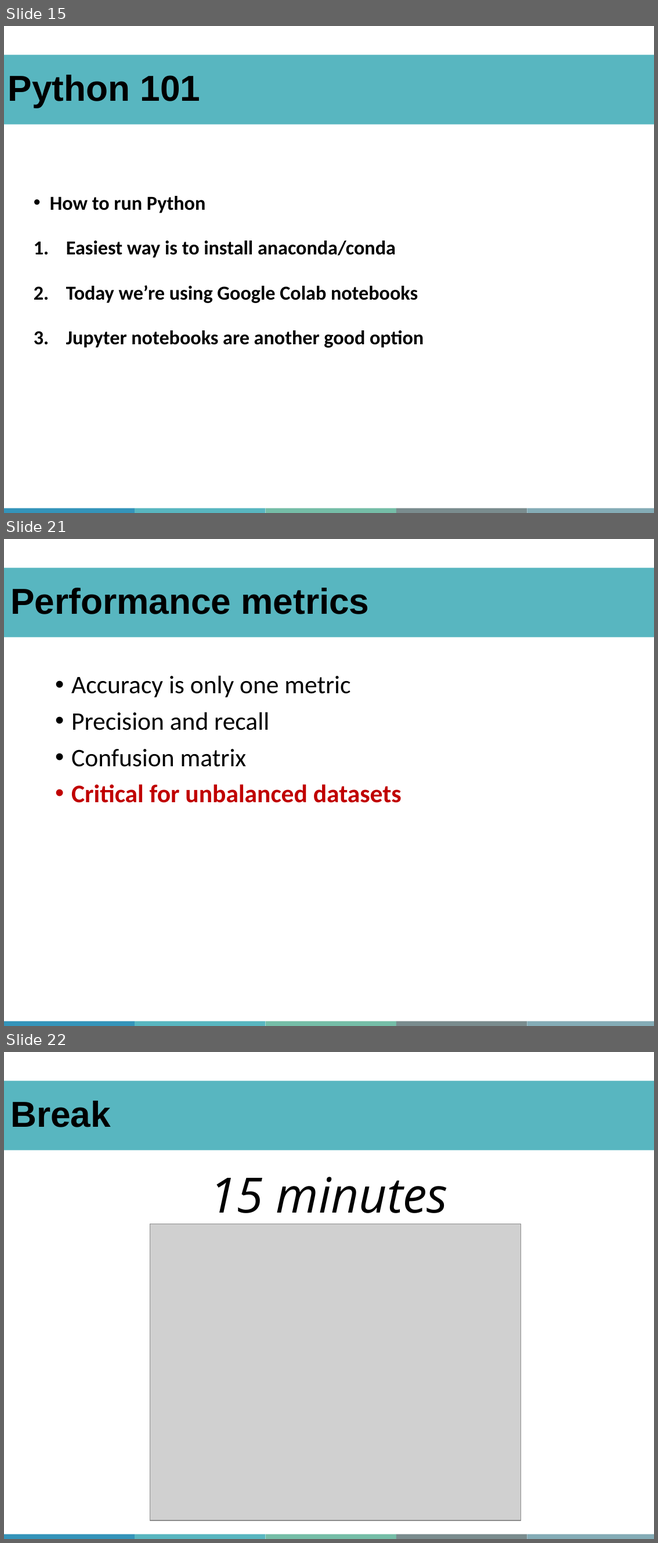
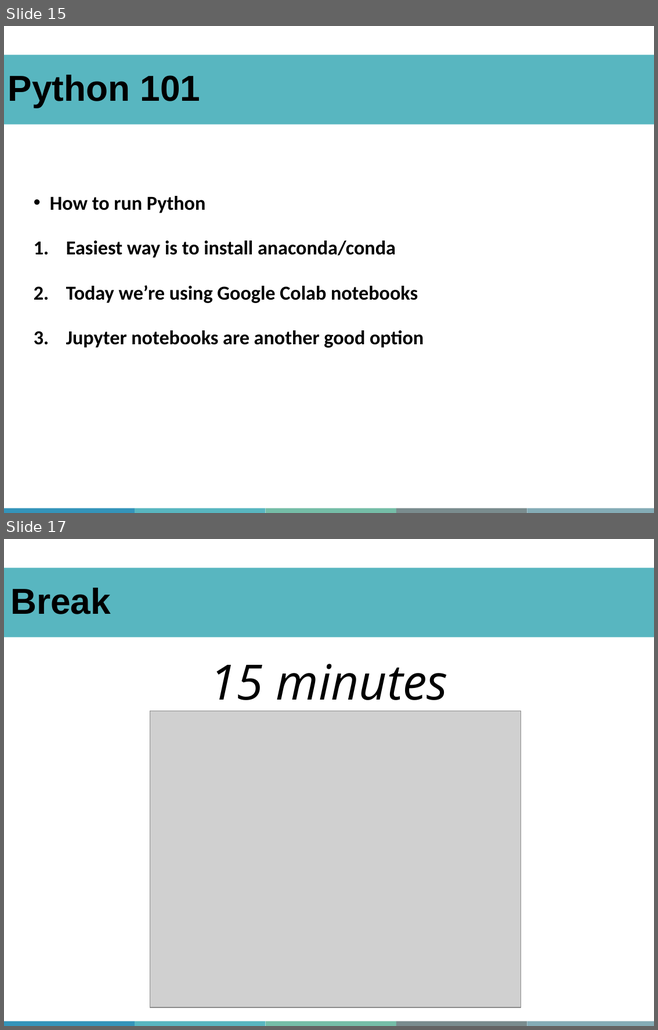
Before and after one commit to abdelrahman-ayad/MiCM-StatsPython-F21, a slide deck: MiCM_StatsPythonF21_AAyad.pptx. Shown one above the other, each under a label of ours: slides 15, 21 and 22 before the commit, slides 15 and 17 after it; the slides between them are not shown. The pictures are 658x1543 and 658x1030 pixels, drawn with LibreOffice and Linux fonts; fonts in the diff are those of the drawing; grey boxes stand for pictures; background and template pictures are left out. Boxes give left, top, right and bottom in pixels: in the first picture for what was removed or moved away, otherwise in the second. Text is boxed around its words. In the diff, an @@ line names an element or a change of style, - is before the commit and + after.

```diff
--- a/MiCM_StatsPythonF21_AAyad.pptx
+++ b/MiCM_StatsPythonF21_AAyad.pptx
@@ slide 21 removed at [4,539,654,1026], background #FFFFFF; not listed: 5 template elements that a slide beside it also shows @@
@@ rectangle removed at [4,567,654,637] @@
-Performance metrics
@@ text removed at [71,675,401,803] @@
-• Accuracy is only one metric
-• Precision and recall
-• Confusion matrix
-• Critical for unbalanced datasets
@@ what was slide 22 is now slide 17 @@
```
Also in this commit, not shown: 4 slides changed, 1 slide added, 6 other slides removed, 1 other file.
